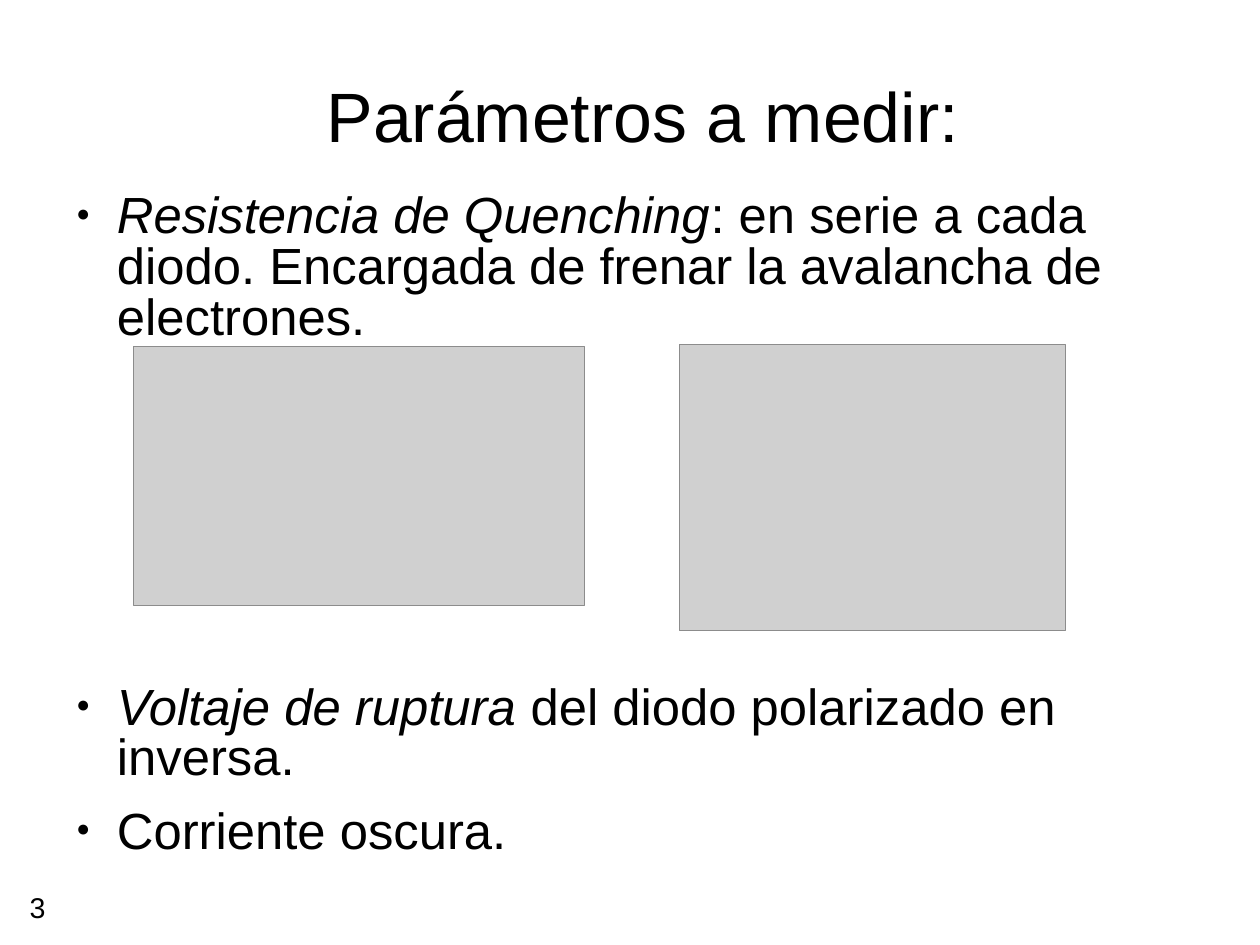
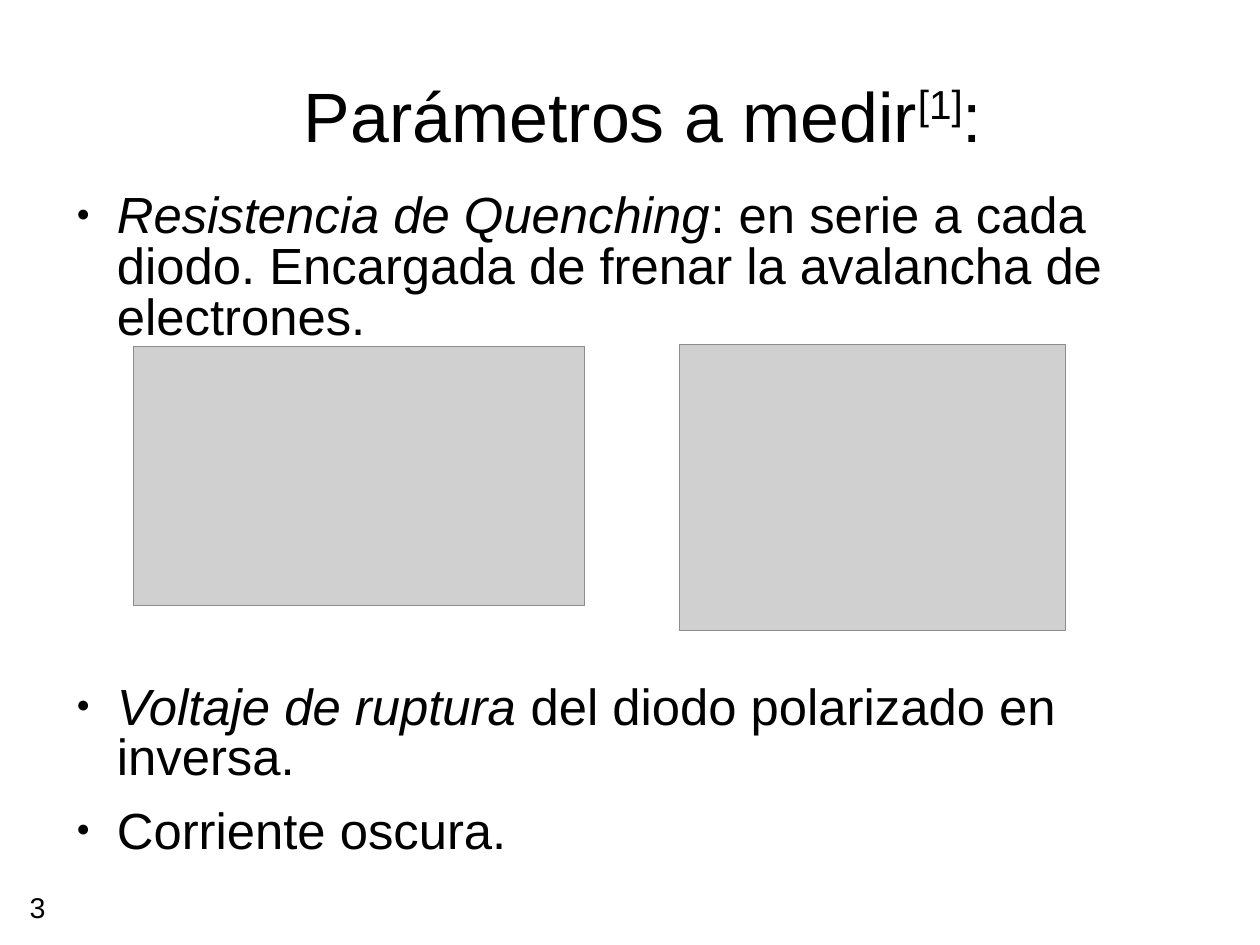
Before and after one commit to labosat/Labo-7, a slide deck: slide 3 of Charla Avance Labo7.odp. Drawn at 1260x945 pixels with LibreOffice and Linux fonts; fonts in the diff are those of the drawing; grey boxes stand for pictures. Boxes give left, top, right and bottom in pixels: in the first picture for what was removed or moved away, otherwise in the second. Text is boxed around its words. In the diff, an @@ line names an element or a change of style, - is before the commit and + after.

```diff
--- a/Charla Avance Labo7.odp
+++ b/Charla Avance Labo7.odp
@@ title at <box>304,89,963,143</box>: text changed @@
-Parámetros a medir:
+Parámetros a medir[1]:
```
Also in this commit, not shown: 3 other slides changed, 2 other files.
